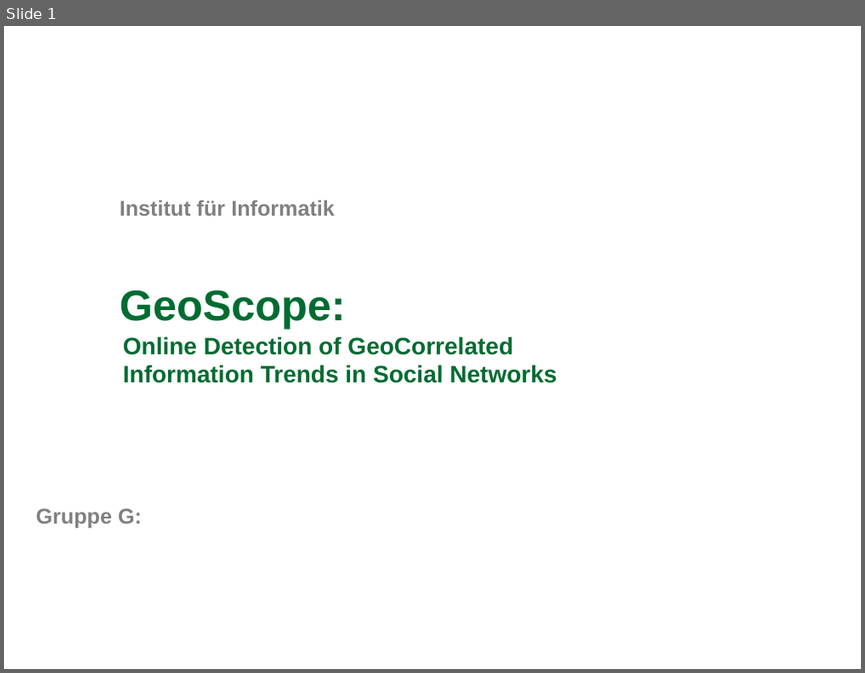
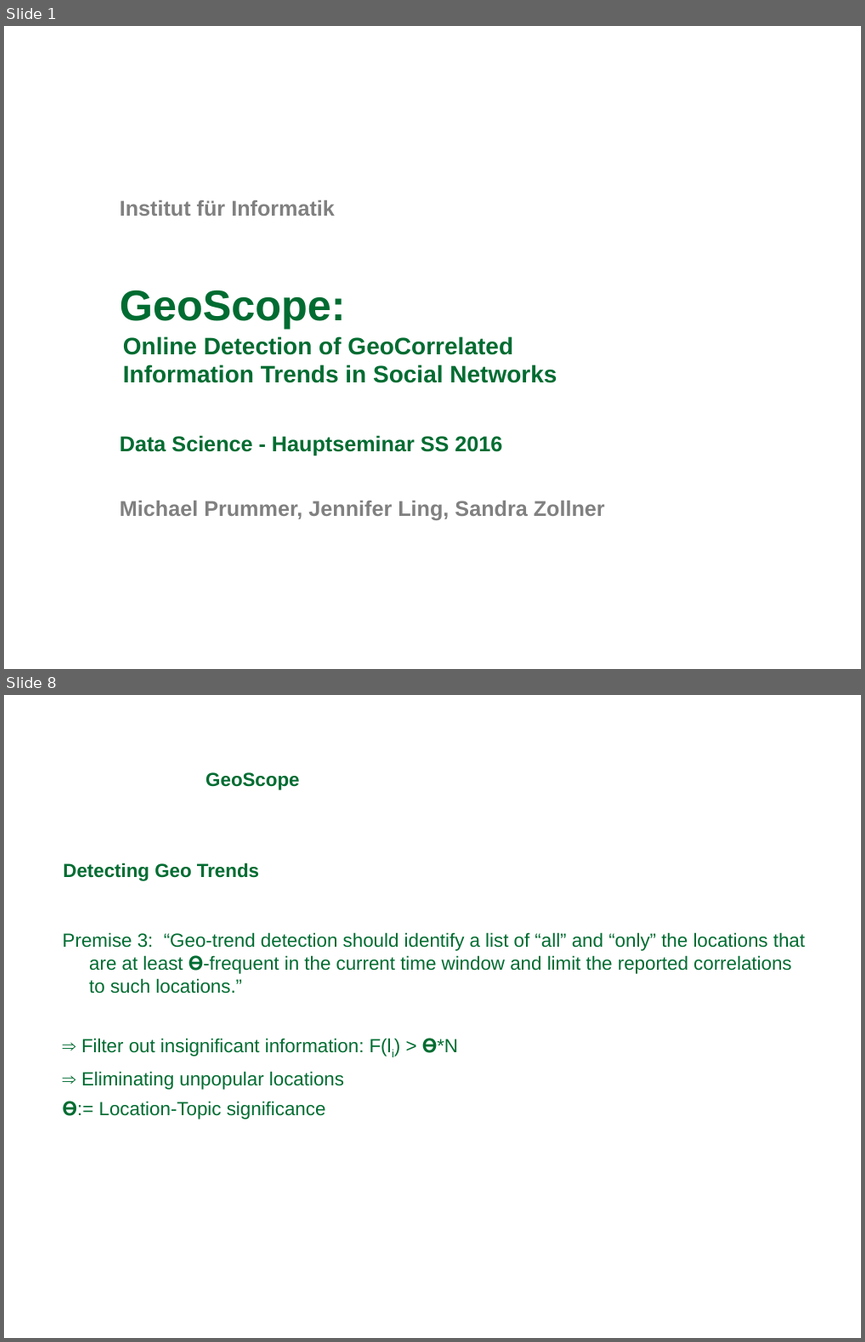
Before and after one commit to michaelprummer/datascience, a slide deck: GeoScope/DataScience1.ppt. Shown one above the other, each under a label of ours: slide 1 before the commit, slides 1 and 8 after it; the slides between them are not shown. The pictures are 865x673 and 865x1342 pixels, drawn with LibreOffice and Linux fonts; fonts in the diff are those of the drawing; background and template pictures are left out. Boxes give left, top, right and bottom in pixels: in the first picture for what was removed or moved away, otherwise in the second. Text is boxed around its words. In the diff, an @@ line names an element or a change of style, - is before the commit and + after.

```diff
--- a/GeoScope/DataScience1.ppt
+++ b/GeoScope/DataScience1.ppt
@@ slide 8 added at (x1=4, y1=695, x2=861, y2=1338), background picture (left out) @@
@@ text added at (x1=205, y1=772, x2=299, y2=790), 16 pt, text #006C31, bold @@
+GeoScope
@@ text added at (x1=63, y1=862, x2=259, y2=881), 16 pt, text #006C31, bold @@
+Detecting Geo Trends
@@ text added at (x1=63, y1=932, x2=805, y2=1119), 16 pt, text #006C31 @@
+Premise 3: “Geo-trend detection should identify a list of “all” and “only” the locations that are at least 𝚹-frequent in the current time window and limit the reported correlations to such locations.”
+⇒ Filter out insignificant information: F(li) > 𝚹*N
+⇒ Eliminating unpopular locations
+𝚹:= Location-Topic significance
@@ slide 1 changed as well @@
@@ text at (x1=120, y1=435, x2=502, y2=456): text changed; text colour #808080 to #006C31 @@
-Gruppe G:
+Data Science - Hauptseminar SS 2016
@@ text added at (x1=120, y1=500, x2=605, y2=520), 18 pt, text #808080, bold @@
+Michael Prummer, Jennifer Ling, Sandra Zollner
```
Also in this commit, not shown: 11 other slides added, 1 slide removed, 1 other file.
